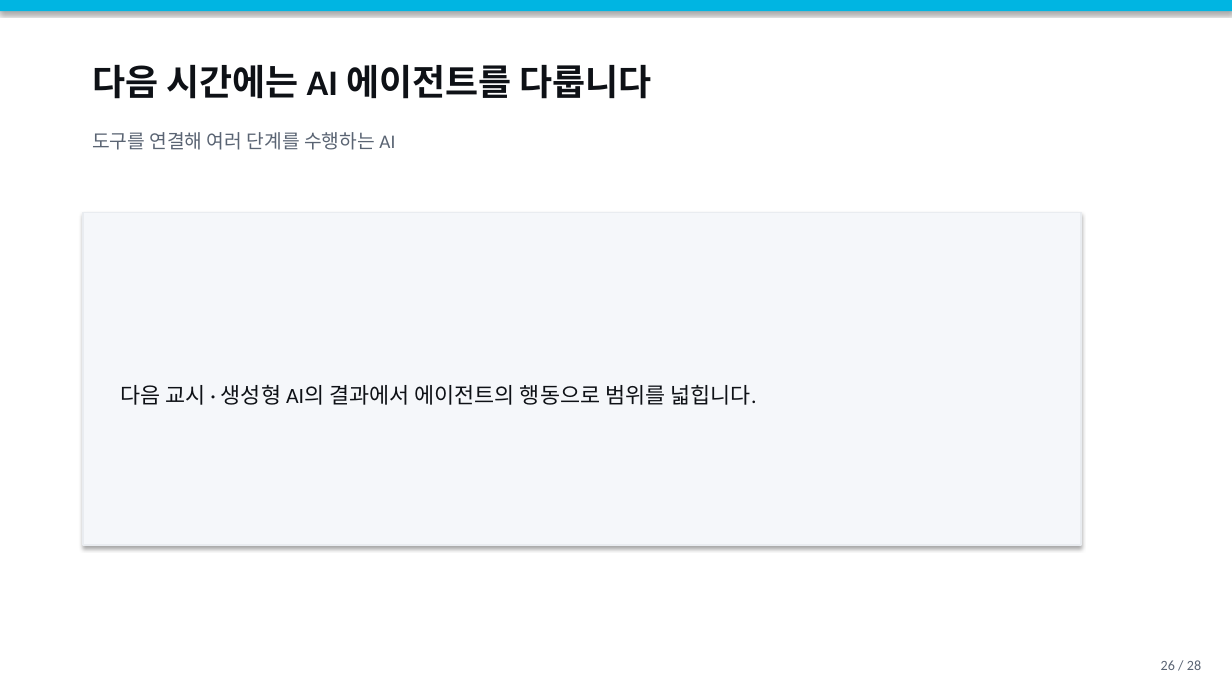
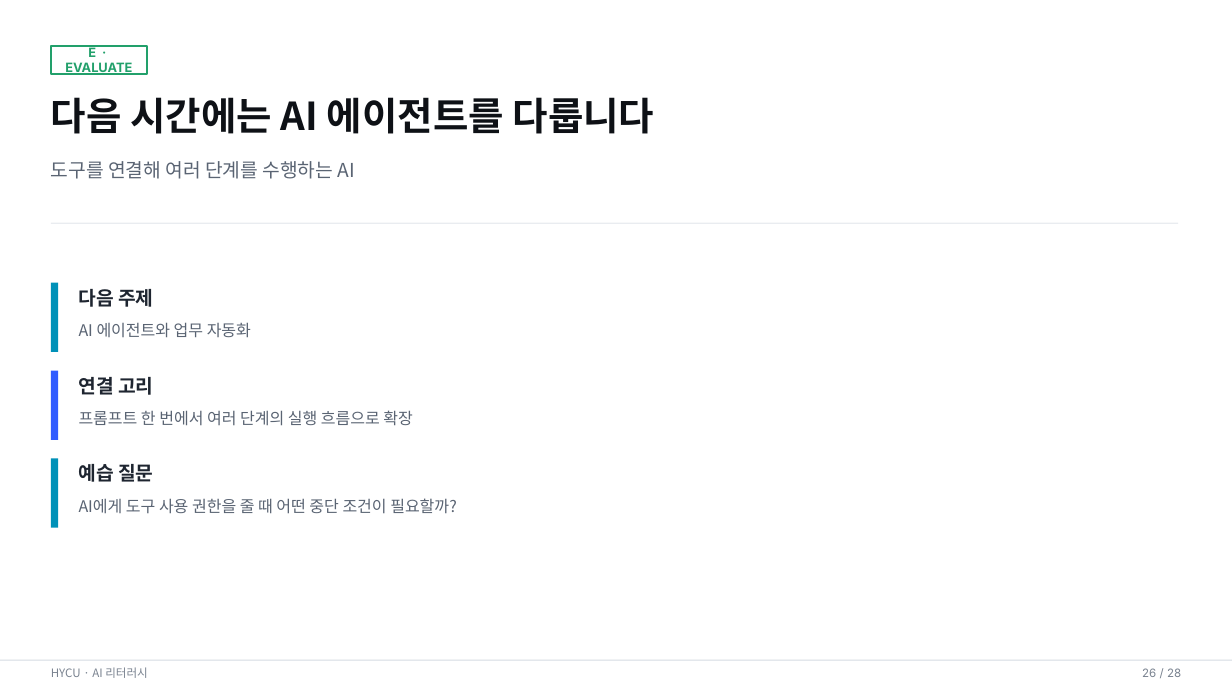
Before and after one commit to omnipotentlab/hycu-studio-preview, a slide deck: slide 26 of assets/HYCU_AI리터러시_3주차_02교시.pptx. Drawn at 1232x693 pixels with LibreOffice and Linux fonts; fonts in the diff are those of the drawing. Boxes give left, top, right and bottom in pixels: in the first picture for what was removed or moved away, otherwise in the second. Text is boxed around its words. In the diff, an @@ line names an element or a change of style, - is before the commit and + after.

```diff
--- a/assets/HYCU_AI리터러시_3주차_02교시.pptx
+++ b/assets/HYCU_AI리터러시_3주차_02교시.pptx
@@ rectangle removed at <box>0,0,1232,11</box> @@
@@ rectangle added at <box>51,46,147,74</box>, outline #22A06B 1.25 pt, 10 pt, text #22A06B, bold @@
+E · EVALUATE
@@ text "다음 시간에는 AI 에이전트를 다룹니다": place and size @@
-text "다음 시간에는 AI 에이전트를 다룹니다" at <box>92,65,651,99</box>
+text "다음 시간에는 AI 에이전트를 다룹니다" at <box>51,97,655,134</box>
@@ text "다음 시간에는 AI 에이전트를 다룹니다" at <box>51,97,655,134</box>: size 28 to 30 pt, font Calibri to Noto Sans CJK KR; line spacing 1 to 1.08 @@
@@ text "도구를 연결해 여러 단계를 수행하는 ...": place and size @@
-text "도구를 연결해 여러 단계를 수행하는 ..." at <box>92,132,395,150</box>
+text "도구를 연결해 여러 단계를 수행하는 ..." at <box>51,161,355,179</box>
@@ text "도구를 연결해 여러 단계를 수행하는 ..." at <box>51,161,355,179</box>: font Calibri to Noto Sans CJK KR; line spacing 1 to 1.15 @@
@@ rectangle added at <box>51,223,1178,224</box>, fill #E9ECF0 @@
@@ rectangle removed at <box>83,213,1081,545</box> @@
-다음 교시 · 생성형 AI의 결과에서 에이전트의 행동으로 범위를 넓힙니다.
@@ rectangle added at <box>51,283,58,352</box>, fill #0091B8 @@
@@ text added at <box>79,289,153,307</box>, 15 pt, text #1E2530, bold @@
+다음 주제
@@ text added at <box>79,322,251,338</box>, 12.5 pt, text #5A6473 @@
+AI 에이전트와 업무 자동화
@@ rectangle added at <box>51,371,58,440</box>, fill #315CFF @@
@@ text added at <box>79,377,153,395</box>, 15 pt, text #1E2530, bold @@
+연결 고리
@@ text added at <box>79,410,412,426</box>, 12.5 pt, text #5A6473 @@
+프롬프트 한 번에서 여러 단계의 실행 흐름으로 확장
@@ rectangle added at <box>51,458,58,528</box>, fill #0091B8 @@
@@ text added at <box>79,464,153,482</box>, 15 pt, text #1E2530, bold @@
+예습 질문
@@ text added at <box>79,498,457,514</box>, 12.5 pt, text #5A6473 @@
+AI에게 도구 사용 권한을 줄 때 어떤 중단 조건이 필요할까?
@@ rectangle added at <box>0,660,1232,661</box>, fill #D5DBE2 @@
@@ text added at <box>51,667,148,678</box>, 9 pt, text #7A8390 @@
+HYCU · AI 리터러시
@@ text "26 / 28": place and size @@
-text "26 / 28" at <box>1161,660,1201,670</box>
+text "26 / 28" at <box>1142,668,1181,677</box>
@@ text "26 / 28" at <box>1142,668,1181,677</box>: size 11 to 9 pt, font Calibri to Inter, text colour #5A6473 to #7A8390; line spacing 1 to 1.15 @@
```
Also in this commit, not shown: 18 other slides changed, 9 slides added, 9 slides removed, 3 other files.
